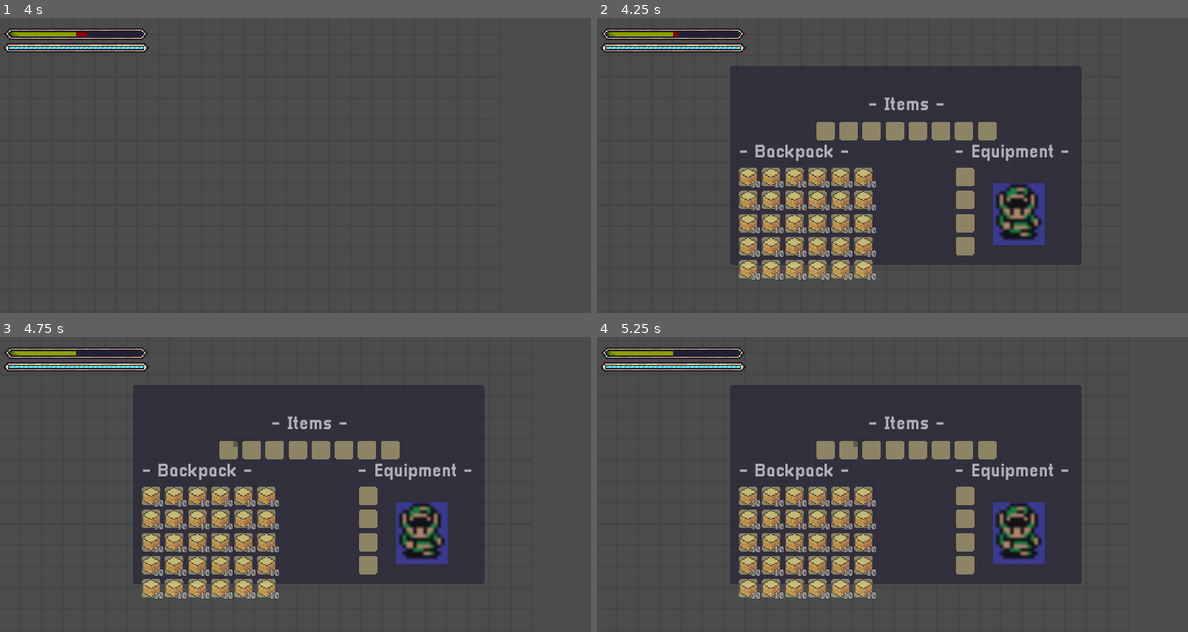
Above: before the commit, frames 1-4 (two rows, left to right).
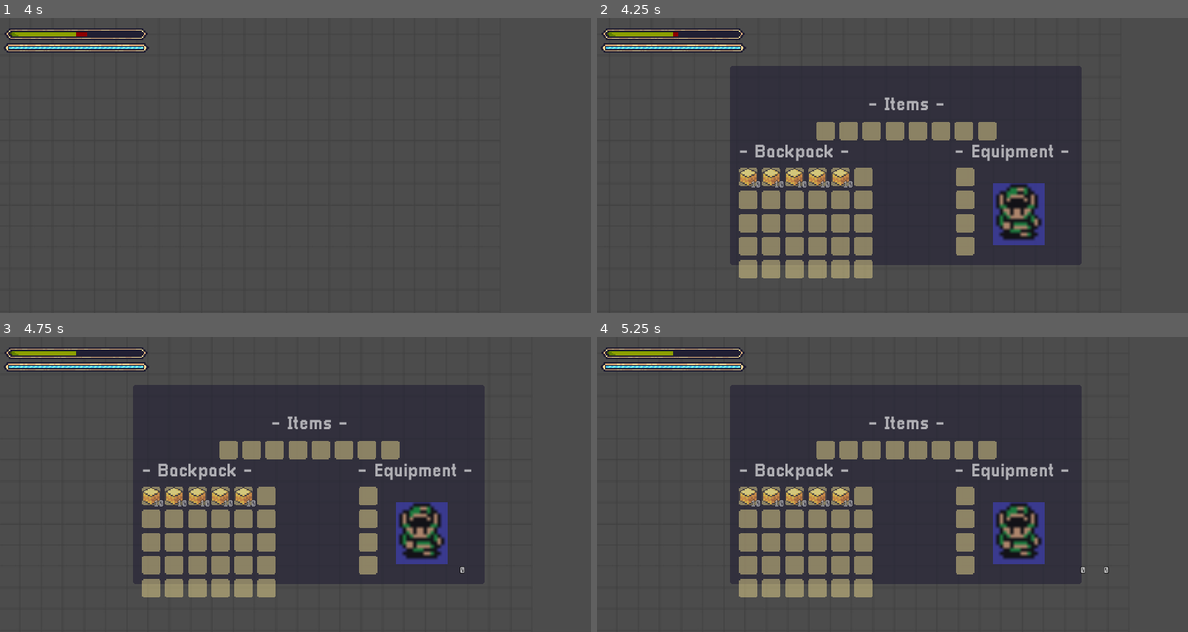
Above: after the commit, the same moments.

Repository: IAmwYvern/build-a-base
Game: Godot game, scene res://world/Game.tscn
The game is run twice, just before and just after one commit, with the same random seed, the same clock (stepped at 60 frames per second) and the same inputs. The project has no main scene, so this scene is started directly.
Inputs (mouse positions are in pixels of both pictures, inside the frame that each line leads up to):
- Up to frame 1 (4 s): tap Enter at 0.5 s; move the mouse to (425, 150) at 0.52 s; hold Right (move_right) 0.53-1.28 s; hold Ctrl (crouch) 0.53-1.28 s; tap Space (ui_select) at 0.77, 1.52, 2.75, 3.02, 3.77 s; move the mouse to (177, 180) at 1.27 s; hold S (move_down) 1.28-2.03 s; tap Z (dash) at 1.35, 3.6 s; move the mouse to (354, 100) at 2.02 s; hold Right (move_right) 2.03-2.78 s; hold Shift (sprint) 2.03-2.78 s; move the mouse to (265, 224) at 2.77 s; hold Up (move_up) 2.78-3.53 s; tap Ctrl (crouch) at 2.85 s; move the mouse to (472, 209) at 3.52 s; hold Left (move_left) from 3.53 s (still down)
- Up to frame 2 (4.25 s): keep holding Left (move_left); tap Escape (open_inventory) at 4.15 s
- Up to frame 3 (4.75 s): release Left (move_left) at 4.25 s; click (230, 449) at 4.27 s
- Up to frame 4 (5.25 s): click (851, 449) at 5.02 s

Frame 1 is identical in both runs. In frame 2, 4.2% of the frame differs, in the area x 24-48%, y 50-89%; in frame 3, 4.2%; in frame 4, 4.3%, in the area x 24-87%, y 35-89%.

Commit message:
patch 1.0.5.5
added some functionality to the inventory system however it is really fucking broken at the moment. just try to click on an item

Diff:
--- a/GUI/EquipmentButton.tscn
+++ b/GUI/EquipmentButton.tscn
@@ -1,6 +1,6 @@
 [gd_scene load_steps=3 format=2]
 
-[ext_resource path="res://GUI/panel.png" type="Texture" id=1]
+[ext_resource path="res://assets/textures/GUI/panel.png" type="Texture" id=1]
 [ext_resource path="res://GUI/ItemButton.gd" type="Script" id=2]
 
 [node name="EquipmentButton" type="TextureButton"]
--- a/GUI/InventoryGUI.gd
+++ b/GUI/InventoryGUI.gd
@@ -3,7 +3,9 @@
 onready var ItemsContainer = $MarginContainer/TextureRect/MarginContainer/VBoxContainer/Items/GridContainer
 onready var BackpackContainer = $MarginContainer/TextureRect/MarginContainer/VBoxContainer/BackpackContainer/GridContainer
 
-onready var ItemButtonScene = preload("res://GUI/ItemButton.tscn")
+var items:Array = []
+
+onready var item_button_scene = preload("res://GUI/ItemButton.tscn")
 
 func _ready():
 	_init_item_slots()
@@ -12,12 +14,16 @@
 
 func _init_item_slots():
 	for i in ItemsContainer.columns :
-		var item_button = ItemButtonScene.instance()
+		var item_button = item_button_scene.instance()
 		ItemsContainer.add_child(item_button)
 		item_button.set_item(Item.new(null, 0, null))
 
 func _init_backpack_slots(rows):
 	for i in BackpackContainer.columns * rows:
-		var item_button = ItemButtonScene.instance()
+		var item_button = item_button_scene.instance()
 		BackpackContainer.add_child(item_button)
-		item_button.set_item(Item.new("sand", 10, load("res://items/sand_block_item.png")))
+		item_button.name = str(i)
+		item_button.clear()
+		if i < 5:
+			item_button.set_item(Item.new("sand", 10, load("res://assets/textures/items/sand_block_item.png")))
+			items.push_back(item_button.get_item())
--- a/GUI/InventoryGUI.tscn
+++ b/GUI/InventoryGUI.tscn
@@ -1,9 +1,9 @@
 [gd_scene load_steps=9 format=2]
 
 [ext_resource path="res://GUI/InventoryGUI.gd" type="Script" id=1]
-[ext_resource path="res://GUI/back-panel.png" type="Texture" id=2]
+[ext_resource path="res://assets/textures/GUI/back-panel.png" type="Texture" id=2]
 [ext_resource path="res://fonts/Pixellari.ttf" type="DynamicFontData" id=3]
-[ext_resource path="res://Characters/Player/placeholder-link.png" type="Texture" id=4]
+[ext_resource path="res://assets/textures/player/placeholder-link.png" type="Texture" id=4]
 [ext_resource path="res://GUI/EquipmentButton.tscn" type="PackedScene" id=5]
 
 [sub_resource type="DynamicFont" id=1]
@@ -75,6 +75,7 @@
 columns = 8
 
 [node name="Header" type="HBoxContainer" parent="MarginContainer/TextureRect/MarginContainer/VBoxContainer"]
+editor/display_folded = true
 margin_top = 43.0
 margin_right = 289.0
 margin_bottom = 59.0
@@ -121,6 +122,7 @@
 text = "                "
 
 [node name="GridContainer2" type="GridContainer" parent="MarginContainer/TextureRect/MarginContainer/VBoxContainer/BackpackContainer"]
+editor/display_folded = true
 margin_left = 72.0
 margin_right = 88.0
 margin_bottom = 76.0
--- a/GUI/ItemButton.gd
+++ b/GUI/ItemButton.gd
@@ -1,11 +1,25 @@
 extends TextureButton
 
+var current_item
+var is_hovering = false
+
 signal quantity_changed(qty)
+signal item_set_hover(item)
 
 func set_item(Item):
 	_set_name(Item.name)
 	_set_qty(Item.quantity)
 	_set_texture(Item.texture)
+	current_item = Item
+
+func get_item():
+	return current_item
+
+func clear():
+	current_item = Item.new("", 0, null)
+	_set_name("")
+	_set_qty(0)
+	_set_texture(null)
 
 func _set_name(name):
 	if not name == null:
@@ -19,9 +33,18 @@
 #SIGNALS
 func _on_ItemButton_quantity_changed(qty):
 	if qty == 0 :
-		$QuantityLabel.text = " "
+		$QuantityLabel.text = ""
 func _on_ItemButton_mouse_entered():
-	$NameLabel.visible = true
+	if not $QuantityLabel.text == "" :
+		$NameLabel.visible = true
 func _on_ItemButton_mouse_exited():
-	$NameLabel.visible = false
-	print("ok boomer")
+	if not $QuantityLabel.text == "" :
+		$NameLabel.visible = false
+
+
+func _on_ItemButton_pressed():
+	if not is_hovering:
+		$ItemHover.set_item(current_item)
+		$ItemHover.visible = true
+		current_item = null
+		is_hovering = true
--- a/GUI/ItemButton.tscn
+++ b/GUI/ItemButton.tscn
@@ -1,33 +1,33 @@
 [gd_scene load_steps=8 format=2]
 
-[ext_resource path="res://GUI/panel.png" type="Texture" id=1]
+[ext_resource path="res://assets/textures/GUI/panel.png" type="Texture" id=1]
 [ext_resource path="res://GUI/ItemButton.gd" type="Script" id=2]
-[ext_resource path="res://items/wooden_sword.png" type="Texture" id=3]
-[ext_resource path="res://fonts/Pixellari.ttf" type="DynamicFontData" id=4]
+[ext_resource path="res://fonts/Pixellari.ttf" type="DynamicFontData" id=3]
+[ext_resource path="res://GUI/ItemHover.tscn" type="PackedScene" id=4]
 
 [sub_resource type="DynamicFont" id=1]
 outline_size = 1
 outline_color = Color( 0.0745098, 0.0705882, 0.129412, 1 )
-font_data = ExtResource( 4 )
+font_data = ExtResource( 3 )
 
 [sub_resource type="StyleBoxFlat" id=2]
 bg_color = Color( 0.180392, 0.180392, 0.180392, 1 )
 
 [sub_resource type="DynamicFont" id=3]
-font_data = ExtResource( 4 )
+font_data = ExtResource( 3 )
 
 [node name="ItemButton" type="TextureButton"]
-modulate = Color( 1, 1, 1, 0.780392 )
+self_modulate = Color( 1, 1, 1, 0.764706 )
 margin_right = 16.0
 margin_bottom = 16.0
 texture_normal = ExtResource( 1 )
 script = ExtResource( 2 )
 
 [node name="ItemTexture" type="Sprite" parent="."]
-texture = ExtResource( 3 )
 centered = false
 
 [node name="QuantityLabel" type="Label" parent="."]
+modulate = Color( 1, 1, 1, 0.705882 )
 margin_left = 9.80294
 margin_top = 11.3787
 margin_right = 49.8029
@@ -39,6 +39,7 @@
 
 [node name="NameLabel" type="Label" parent="."]
 visible = false
+self_modulate = Color( 1, 1, 1, 0.843137 )
 anchor_right = 1.0
 anchor_bottom = 1.0
 margin_left = 12.1969
@@ -48,6 +49,10 @@
 rect_scale = Vector2( 0.5, 0.5 )
 custom_styles/normal = SubResource( 2 )
 custom_fonts/font = SubResource( 3 )
+
+[node name="ItemHover" parent="." instance=ExtResource( 4 )]
+scale = Vector2( 0.5, 0.5 )
 [connection signal="mouse_entered" from="." to="." method="_on_ItemButton_mouse_entered"]
 [connection signal="mouse_exited" from="." to="." method="_on_ItemButton_mouse_exited"]
+[connection signal="pressed" from="." to="." method="_on_ItemButton_pressed"]
 [connection signal="quantity_changed" from="." to="." method="_on_ItemButton_quantity_changed"]
--- /dev/null
+++ b/GUI/ItemHover.gd
@@ -0,0 +1,21 @@
+extends Node2D
+
+func _ready():
+	visible = false
+	position = Vector2(0, 0)
+
+func _process(delta):
+	if get_parent().is_hovering == true:
+		position = get_global_mouse_position()
+
+func set_item(item : Item):
+	if not item.quantity == 0:
+		_set_quantity(item.quantity)
+	if not item.texture == null:
+		_set_texture(item.texture)
+
+func _set_quantity(x):
+	if not x == 0:
+		$Quantity.text = str(x)
+func _set_texture(image):
+	$Texture.texture = image
--- /dev/null
+++ b/GUI/ItemHover.tscn
@@ -0,0 +1,24 @@
+[gd_scene load_steps=4 format=2]
+
+[ext_resource path="res://GUI/ItemHover.gd" type="Script" id=1]
+[ext_resource path="res://fonts/Pixellari.ttf" type="DynamicFontData" id=2]
+
+[sub_resource type="DynamicFont" id=1]
+outline_size = 1
+outline_color = Color( 0, 0, 0, 1 )
+font_data = ExtResource( 2 )
+
+[node name="ItemHover" type="Node2D"]
+script = ExtResource( 1 )
+
+[node name="Texture" type="Sprite" parent="."]
+
+[node name="Quantity" type="Label" parent="."]
+anchor_right = 1.0
+anchor_bottom = 1.0
+margin_left = 20.6774
+margin_top = 22.3614
+margin_right = 60.6774
+margin_bottom = 38.3614
+custom_fonts/font = SubResource( 1 )
+text = "0"
--- a/GUI/PlayerGUI.tscn
+++ b/GUI/PlayerGUI.tscn
@@ -1,14 +1,14 @@
 [gd_scene load_steps=9 format=2]
 
 [ext_resource path="res://GUI/PlayerGUI.gd" type="Script" id=1]
-[ext_resource path="res://GUI/lifebar_assets/under.png" type="Texture" id=2]
-[ext_resource path="res://GUI/lifebar_assets/over.png" type="Texture" id=3]
-[ext_resource path="res://GUI/lifebar_assets/progress.png" type="Texture" id=4]
-[ext_resource path="res://GUI/manabar_assets/under.png" type="Texture" id=5]
-[ext_resource path="res://GUI/manabar_assets/over.png" type="Texture" id=6]
-[ext_resource path="res://GUI/manabar_assets/progress.png" type="Texture" id=7]
+[ext_resource path="res://assets/textures/GUI/lifebar_assets/under.png" type="Texture" id=2]
+[ext_resource path="res://assets/textures/GUI/lifebar_assets/over.png" type="Texture" id=3]
+[ext_resource path="res://assets/textures/GUI/lifebar_assets/progress.png" type="Texture" id=4]
+[ext_resource path="res://assets/textures/GUI/manabar_assets/under.png" type="Texture" id=5]
+[ext_resource path="res://assets/textures/GUI/manabar_assets/over.png" type="Texture" id=6]
+[ext_resource path="res://assets/textures/GUI/manabar_assets/progress.png" type="Texture" id=7]
 
-[sub_resource type="ShaderMaterial" id=3]
+[sub_resource type="ShaderMaterial" id=1]
 
 [node name="PlayerGUI" type="Control"]
 anchor_right = 1.0
Not shown: 1 places in GUI/PlayerGUI.tscn that only renumber resources
Renamed: GUI/back-panel.png -> assets/textures/GUI/back-panel.png
Not shown, changed: assets/textures/GUI/back-panel.png.import
Renamed: GUI/lifebar_assets/over.png -> assets/textures/GUI/lifebar_assets/over.png
Not shown, changed: assets/textures/GUI/lifebar_assets/over.png.import
Renamed: GUI/lifebar_assets/progress.png -> assets/textures/GUI/lifebar_assets/progress.png
Not shown, changed: assets/textures/GUI/lifebar_assets/progress.png.import
Renamed: GUI/lifebar_assets/under.png -> assets/textures/GUI/lifebar_assets/under.png
Not shown, changed: assets/textures/GUI/lifebar_assets/under.png.import
Renamed: GUI/manabar_assets/over.png -> assets/textures/GUI/manabar_assets/over.png
Not shown, changed: assets/textures/GUI/manabar_assets/over.png.import
Renamed: GUI/manabar_assets/progress.png -> assets/textures/GUI/manabar_assets/progress.png
(and 11 more such lines)
